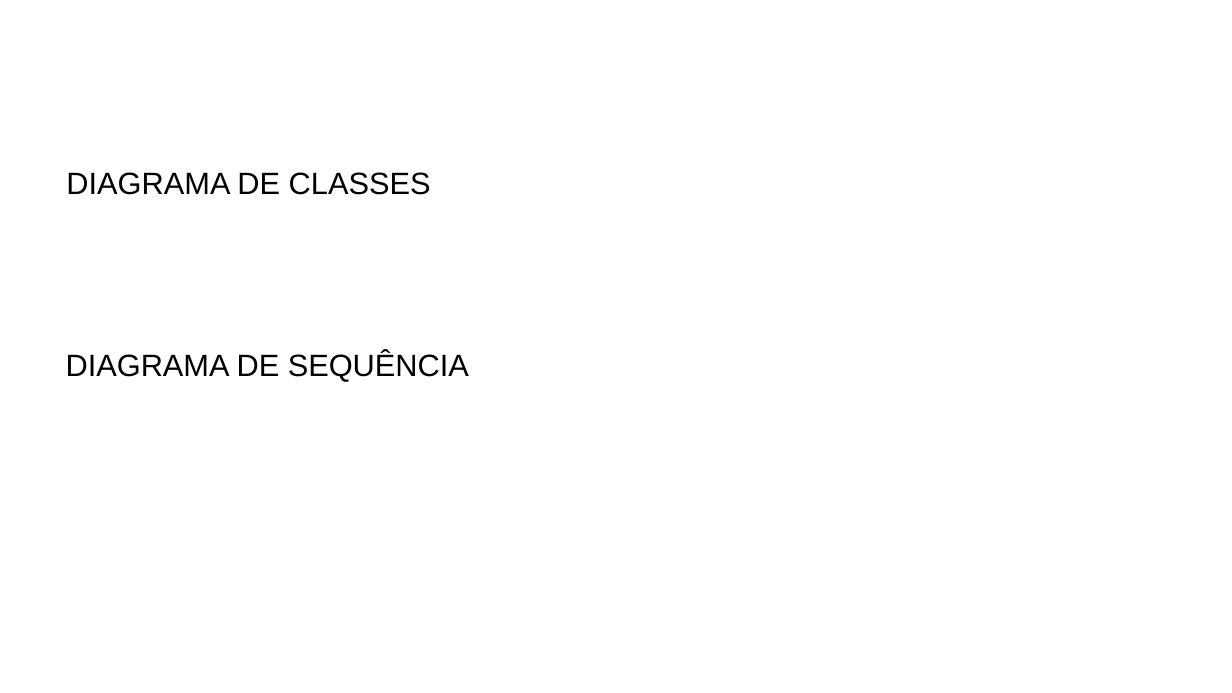
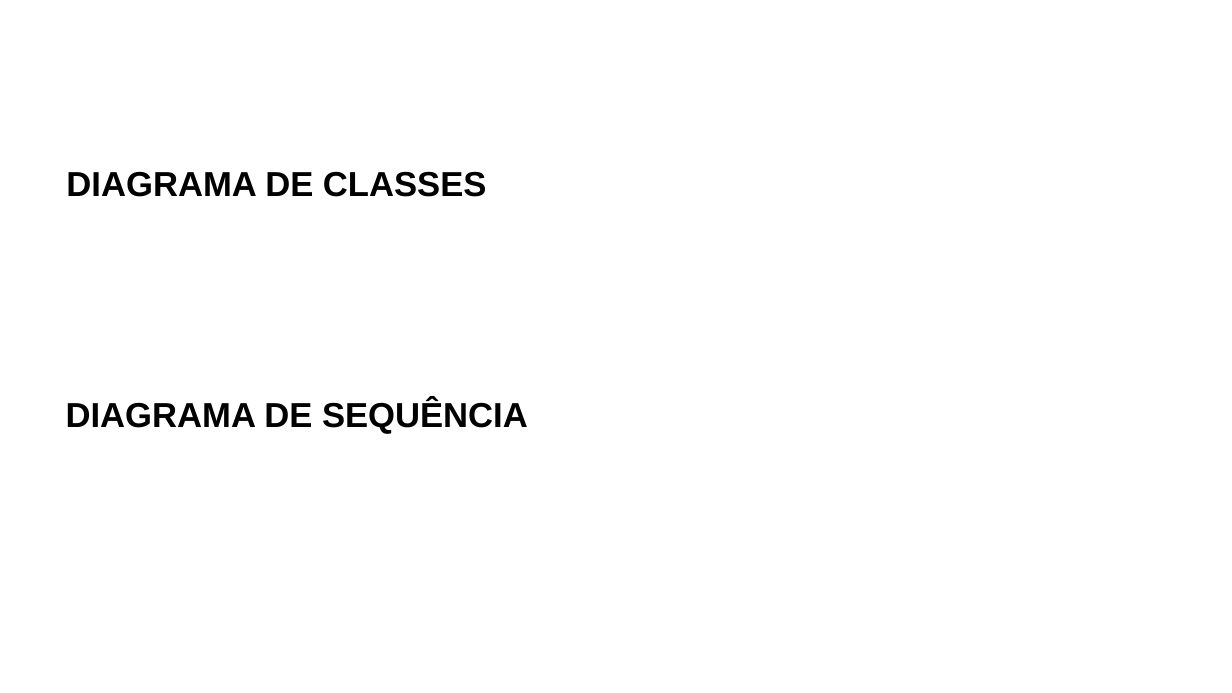
Before and after one commit to JoseAlfredo-afk/ElderConnect, a slide deck: slide 17 of Apresentacao/Faitec_2026_EldeConnect-Rev.pptx. Drawn at 1232x693 pixels with LibreOffice and Linux fonts; fonts in the diff are those of the drawing; background and template pictures are left out. Boxes give left, top, right and bottom in pixels: in the first picture for what was removed or moved away, otherwise in the second. Text is boxed around its words. In the diff, an @@ line names an element or a change of style, - is before the commit and + after.

Commit message:
docs: atualizacao diagram ade pacote

```diff
--- a/Apresentacao/Faitec_2026_EldeConnect-Rev.pptx
+++ b/Apresentacao/Faitec_2026_EldeConnect-Rev.pptx
@@ text "DIAGRAMA DE CLASSES" at [66, 171, 486, 197]: size 48 to 54 pt, bold on @@
@@ text "DIAGRAMA DE SEQUÊNCIA" at [66, 399, 528, 434]: size 48 to 54 pt, bold on @@
@@ text "DIAGRAMA DE SEQUÊNCIA": place and size @@
-text "DIAGRAMA DE SEQUÊNCIA" at [66, 352, 469, 382]
+text "DIAGRAMA DE SEQUÊNCIA" at [66, 399, 528, 434]
```
Also in this commit, not shown: 8 other slides changed, 2 other files.
